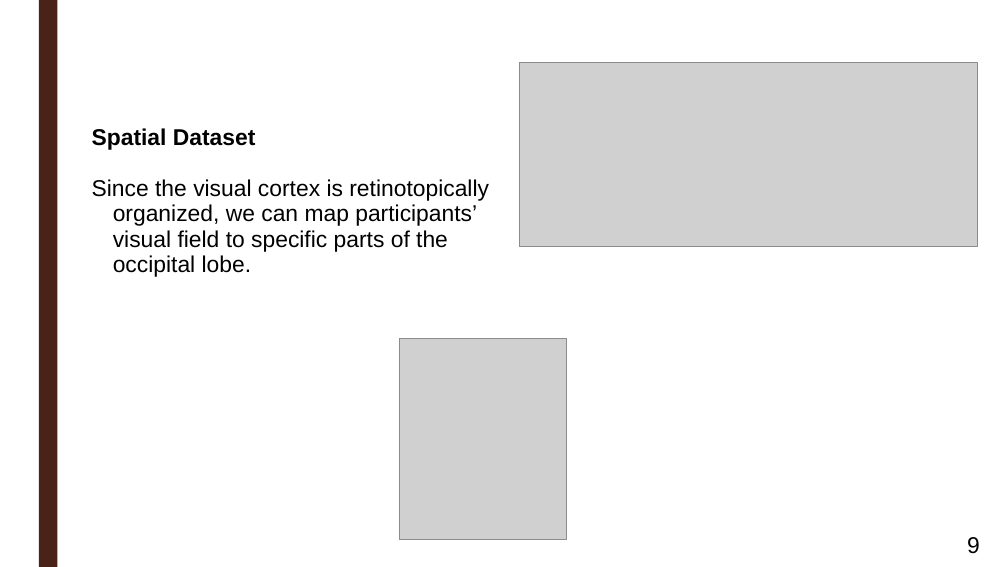
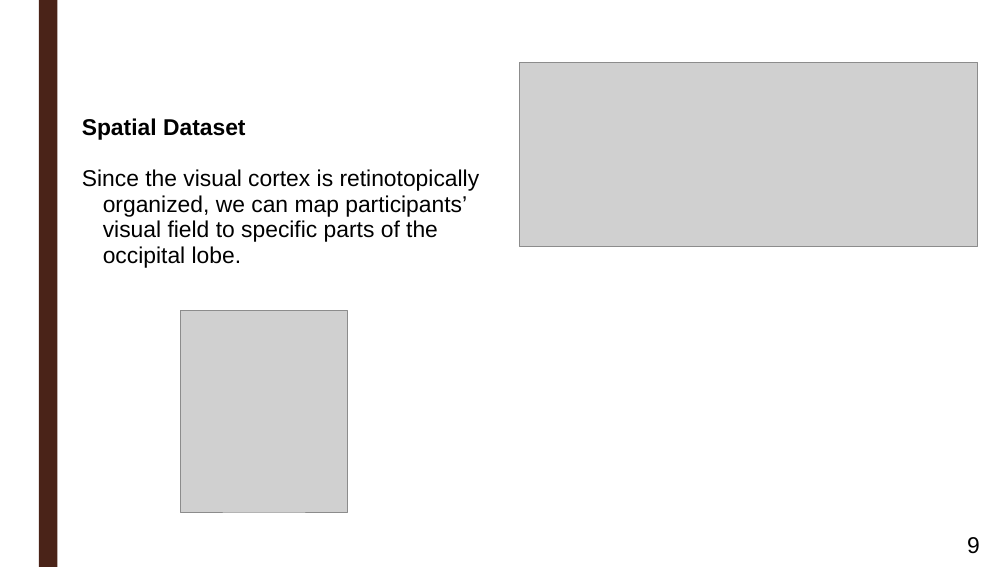
Before and after one commit to ortiztud/fmri_analysis_intro, a slide deck: slide 9 of slides/slides_software-installation.ppt. Drawn at 1008x567 pixels with LibreOffice and Linux fonts; fonts in the diff are those of the drawing; grey boxes stand for pictures; background and template pictures are left out. Boxes give left, top, right and bottom in pixels: in the first picture for what was removed or moved away, otherwise in the second. Text is boxed around its words. In the diff, an @@ line names an element or a change of style, - is before the commit and + after.

```diff
--- a/slides/slides_software-installation.ppt
+++ b/slides/slides_software-installation.ppt
@@ text "Spatial Dataset": place and size @@
-text "Spatial Dataset" at (92,128,489,277)
+text "Spatial Dataset" at (82,118,480,268)
@@ picture: place and size @@
-picture at (400,338,567,540)
+picture at (180,311,348,512)
```
Also in this commit, not shown: 1 other slide changed, 7 other files.
